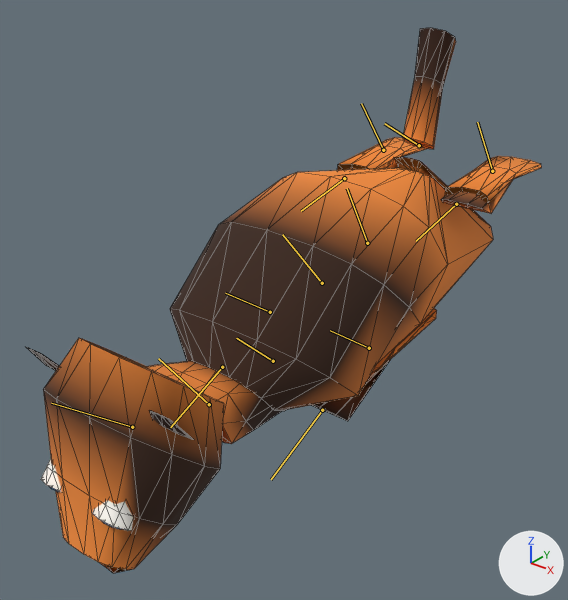
Two versions of the glTF model web/public/models/tiger.glb, one commit apart.
The view is the same before and after, from a 50 mm lens placed at (1.064, -1.573, 0.96), pointed at (-0.034, -0.201, 0.108). Lighting does not change. The marker at lower right points along +X, +Y and +Z. The picture after the commit comes second. Both versions are drawn at frame 0 of the action 'sleep'; the numbers are the values there. The bones that bend it are drawn over the model as lines. Mesh edges are drawn as thin lines.

Names of what the first picture shows: 'body', 'eyeL', 'eyeR'.
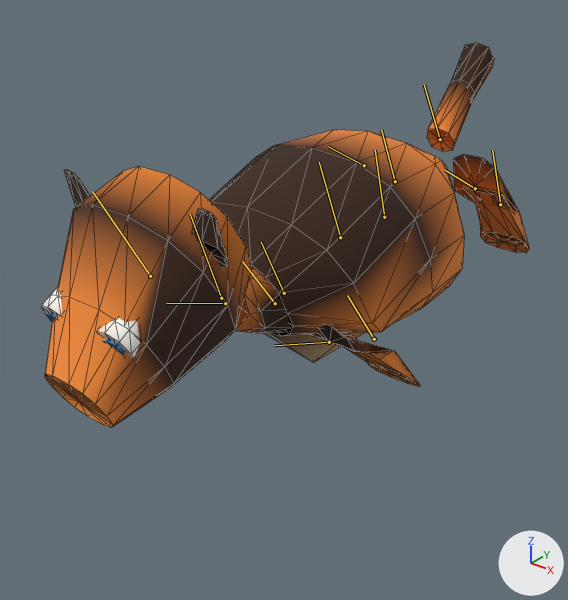
Changed parts and their boxes [x1, y1, x2, y2] in the pictures (568 x 600 px):
'body', posed (6% narrower, 29% shorter)
    before: [26, 28, 541, 573]
    after: [45, 43, 529, 428]
'eyeR', posed (7% wider, 31% taller)
    before: [92, 500, 133, 531]
    after: [96, 318, 140, 359]
'eyeL', posed
    before: [41, 459, 62, 492]
    after: [41, 287, 62, 317]
'irisR', posed (mostly hidden before)
    before: [102, 521, 119, 529]
    after: [104, 339, 125, 355]
'irisL', posed (not visible before)
    after: [47, 313, 57, 322]
bone 'hips', root to tip
    before: (367, 243) to (347, 188)
    after: (384, 217) to (375, 150)
bone 'spine', root to tip
    before: (322, 283) to (282, 234)
    after: (340, 237) to (319, 162)
bone 'chest', root to tip
    before: (273, 361) to (236, 338)
    after: (284, 293) to (261, 242)
bone 'neck', root to tip
    before: (209, 404) to (158, 358)
    after: (221, 298) to (190, 214)
bone 'head', root to tip
    before: (132, 427) to (51, 403)
    after: (150, 276) to (92, 191)
bone 'leg-front-left', root to tip
    before: (222, 367) to (170, 427)
    after: (225, 303) to (166, 303)
bone 'leg-front-left-low', root to tip
    before: (270, 312) to (225, 293)
    after: (275, 303) to (242, 261)
bone 'leg-front-right', root to tip
    before: (322, 410) to (271, 479)
    after: (329, 342) to (274, 345)
bone 'leg-front-right-low', root to tip
    before: (369, 348) to (330, 330)
    after: (374, 339) to (347, 295)
bone 'tail', root to tip
    before: (419, 145) to (384, 123)
    after: (440, 139) to (424, 84)
bone 'leg-back-left', root to tip
    before: (344, 178) to (301, 211)
    after: (364, 165) to (328, 146)
bone 'leg-back-left-low', root to tip
    before: (383, 150) to (361, 103)
    after: (395, 181) to (381, 130)
bone 'leg-back-right', root to tip
    before: (456, 204) to (416, 241)
    after: (475, 188) to (445, 170)
bone 'leg-back-right-low', root to tip
    before: (492, 171) to (477, 122)
    after: (500, 204) to (492, 150)

The edits, one by one:
Bone 'hips' (bone_hips) moves from (0.0, -0.232, 0.08) to (0.0, -0.18, 0.0).
Bone 'hips' (bone_hips) turns from (32, 0, 0) to (18, 0, 0) degrees about its own x, y and z.
Bone 'spine' (bone_spine) turns from (10, 0, 0) to (6, 0, 0) degrees about its own x, y and z.
Bone 'chest' (bone_chest) turns from (6, 0, 0) to (3, 0, 0) degrees about its own x, y and z.
Bone 'neck' (bone_neck) turns from (-10, 0, 0) to (-7, 0, 0) degrees about its own x, y and z.
Bone 'head' (bone_head) turns from (13, 0, 0) to (9, 0, 0) degrees about its own x, y and z.
Bone 'leg-front-left' (bone_leg_front_left) turns from (66, 0, 0) to (41, 0, 0) degrees about its own x, y and z.
Bone 'leg-front-left-low' (bone_leg_front_left_low) turns from (-58, 0, 0) to (-32, 0, 0) degrees about its own x, y and z.
Bone 'leg-front-right' (bone_leg_front_right) turns from (66, 0, 0) to (41, 0, 0) degrees about its own x, y and z.
Bone 'leg-front-right-low' (bone_leg_front_right_low) turns from (-58, 0, 0) to (-32, 0, 0) degrees about its own x, y and z.
Bone 'tail' (bone_tail) turns from (32, 0, 0) to (16, 0, 0) degrees about its own x, y and z.
Bone 'leg-back-left' (bone_leg_back_left) turns from (70, 0, 0) to (45, 0, 0) degrees about its own x, y and z.
Bone 'leg-back-left-low' (bone_leg_back_left_low) turns from (-62, 0, 0) to (-34, 0, 0) degrees about its own x, y and z.
Bone 'leg-back-right' (bone_leg_back_right) turns from (70, 0, 0) to (45, 0, 0) degrees about its own x, y and z.
Bone 'leg-back-right-low' (bone_leg_back_right_low) turns from (-62, 0, 0) to (-34, 0, 0) degrees about its own x, y and z.
